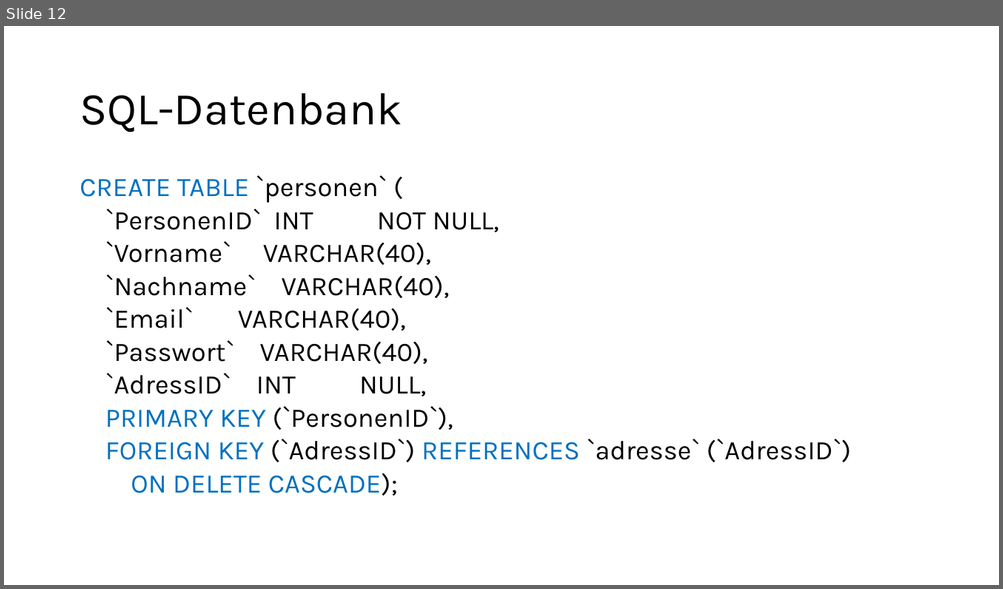
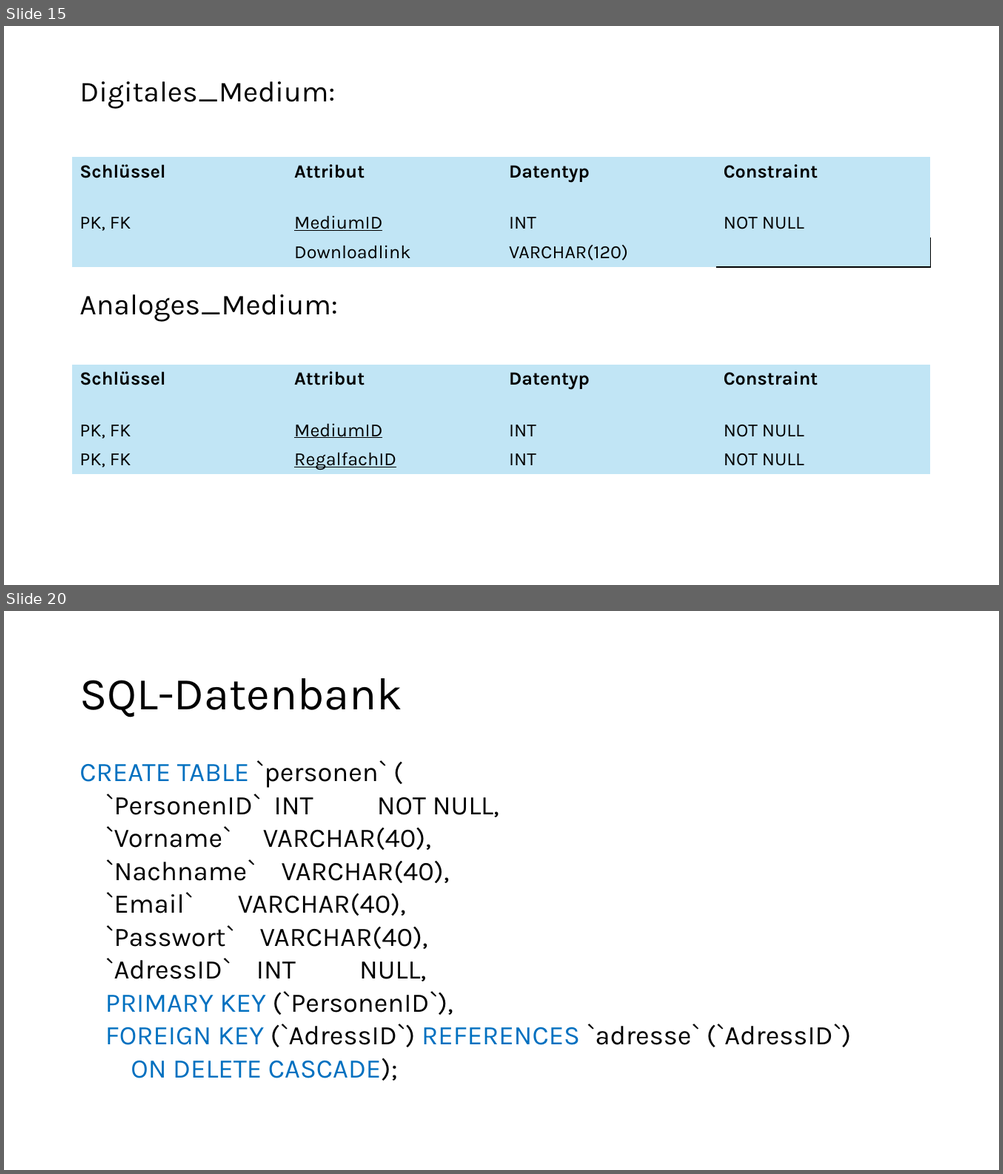
Before and after one commit to mi-0110/datenbanken-bib, a slide deck: BibPräsi.pptx. Shown one above the other, each under a label of ours: slide 12 before the commit, slides 15 and 20 after it; the slides between them are not shown. The pictures are 1003x589 and 1003x1174 pixels, drawn with LibreOffice and Linux fonts; fonts in the diff are those of the drawing. Boxes give left, top, right and bottom in pixels: in the first picture for what was removed or moved away, otherwise in the second. Text is boxed around its words. In the diff, an @@ line names an element or a change of style, - is before the commit and + after.

```diff
--- a/BibPräsi.pptx
+++ b/BibPräsi.pptx
@@ slide 15 added at (x1=4, y1=26, x2=999, y2=585), background #FFFFFF @@
@@ title added at (x1=79, y1=82, x2=335, y2=109), 28 pt, text #000000 @@
+Digitales_Medium:
@@ table added at (x1=73, y1=157, x2=932, y2=269), 3 rows, 4 columns @@
+Schlüssel | Attribut | Datentyp | Constraint
+PK, FK | MediumID | INT | NOT NULL
+ | Downloadlink | VARCHAR(120) | 
@@ text added at (x1=79, y1=295, x2=338, y2=322), 28 pt, text #000000 @@
+Analoges_Medium:
@@ table added at (x1=73, y1=365, x2=932, y2=477), 3 rows, 4 columns @@
+Schlüssel | Attribut | Datentyp | Constraint
+PK, FK | MediumID | INT | NOT NULL
+PK, FK | RegalfachID | INT | NOT NULL
@@ what was slide 12 is now slide 20 @@
```
Also in this commit, not shown: 10 other slides added, 1 slide removed, 2 other files.
